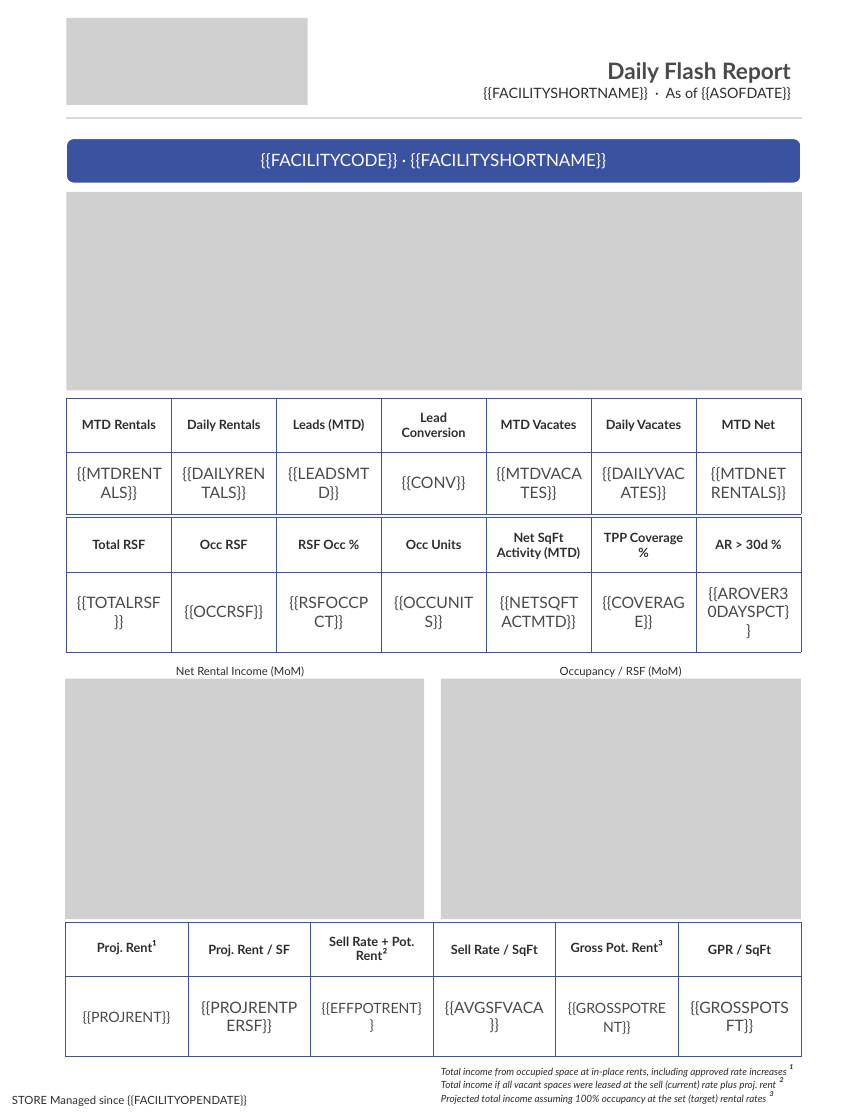
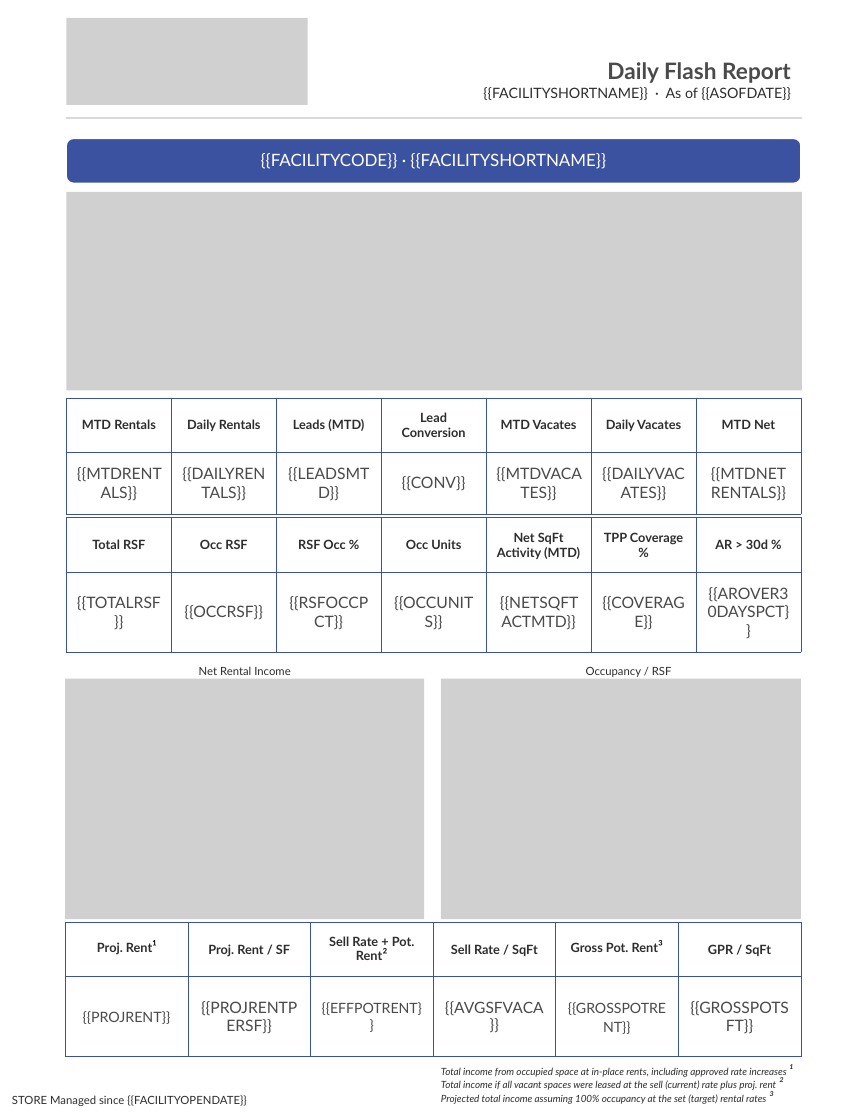
Before and after one commit to alexandermburke/ProformaBuilder, a slide deck: slide 1 of storeinsight/public/FLASHTEMPLATE.pptx. Drawn at 865x1120 pixels with LibreOffice and Linux fonts; fonts in the diff are those of the drawing; grey boxes stand for pictures. Boxes give left, top, right and bottom in pixels: in the first picture for what was removed or moved away, otherwise in the second. Text is boxed around its words. In the diff, an @@ line names an element or a change of style, - is before the commit and + after.

```diff
--- a/storeinsight/public/FLASHTEMPLATE.pptx
+++ b/storeinsight/public/FLASHTEMPLATE.pptx
@@ text at [199, 666, 290, 675]: text changed @@
-Net Rental Income (MoM)
+Net Rental Income
@@ text at [586, 667, 672, 677]: text changed @@
-Occupancy / RSF (MoM)
+Occupancy / RSF
```
Also in this commit, not shown: 2 other files.
